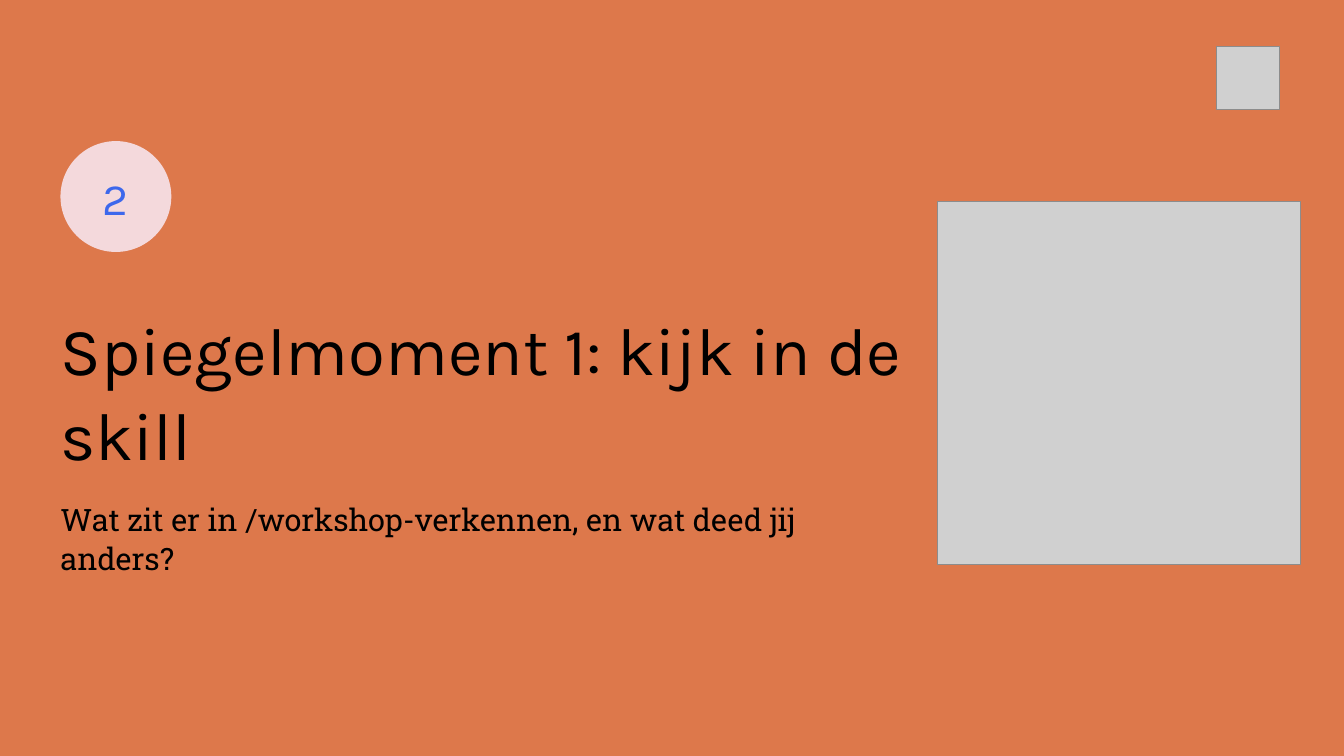
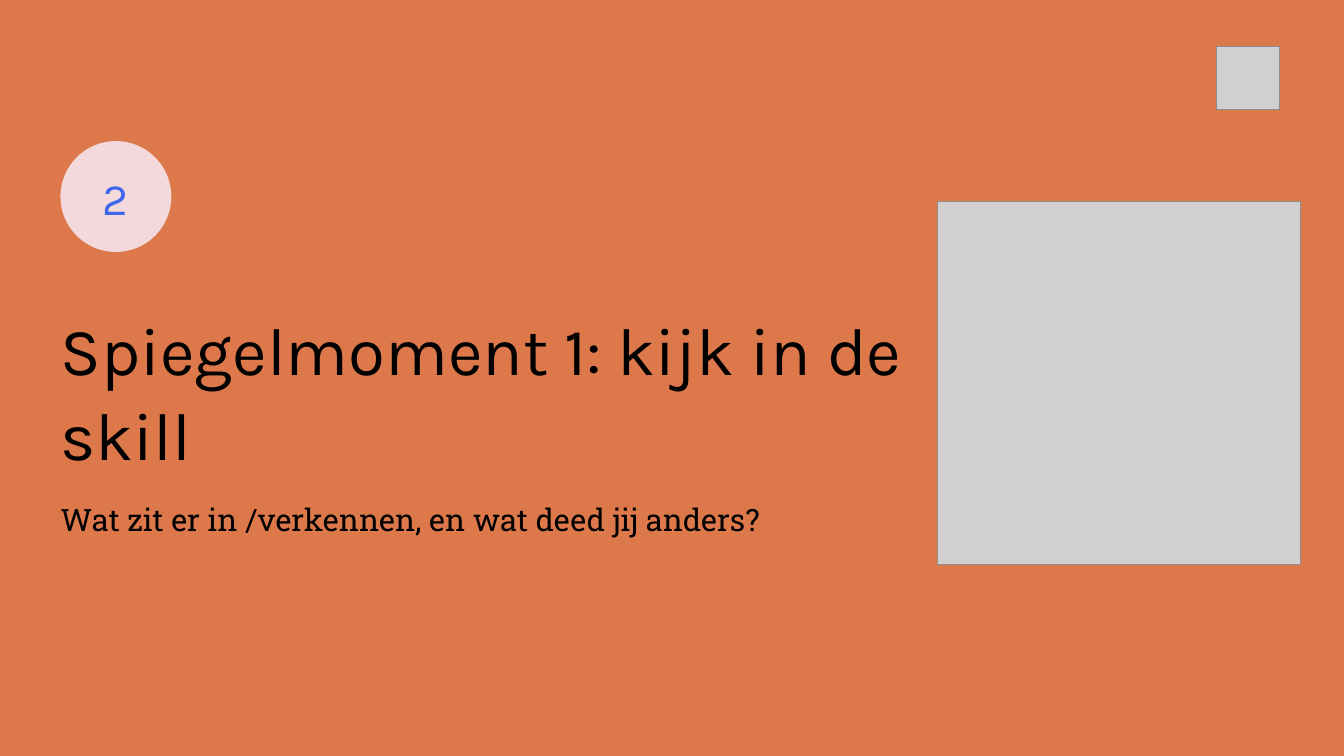
Before and after one commit to cedanl/clidev-presentaties, a slide deck: slide 16 of workshop-rad/exports/261005_workshop_rad_uitvoering.pptx (slide 13 before the commit). Drawn at 1344x756 pixels with LibreOffice and Linux fonts; fonts in the diff are those of the drawing; grey boxes stand for pictures. Boxes give left, top, right and bottom in pixels: in the first picture for what was removed or moved away, otherwise in the second. Text is boxed around its words. In the diff, an @@ line names an element or a change of style, - is before the commit and + after.

```diff
--- a/workshop-rad/exports/261005_workshop_rad_uitvoering.pptx
+++ b/workshop-rad/exports/261005_workshop_rad_uitvoering.pptx
@@ text at <box>60,507,760,538</box>: text changed @@
-Wat zit er in /workshop-verkennen, en wat deed jij anders?
+Wat zit er in /verkennen, en wat deed jij anders?
```
Also in this commit, not shown: 9 other slides changed, 3 slides added, 25 other files.
